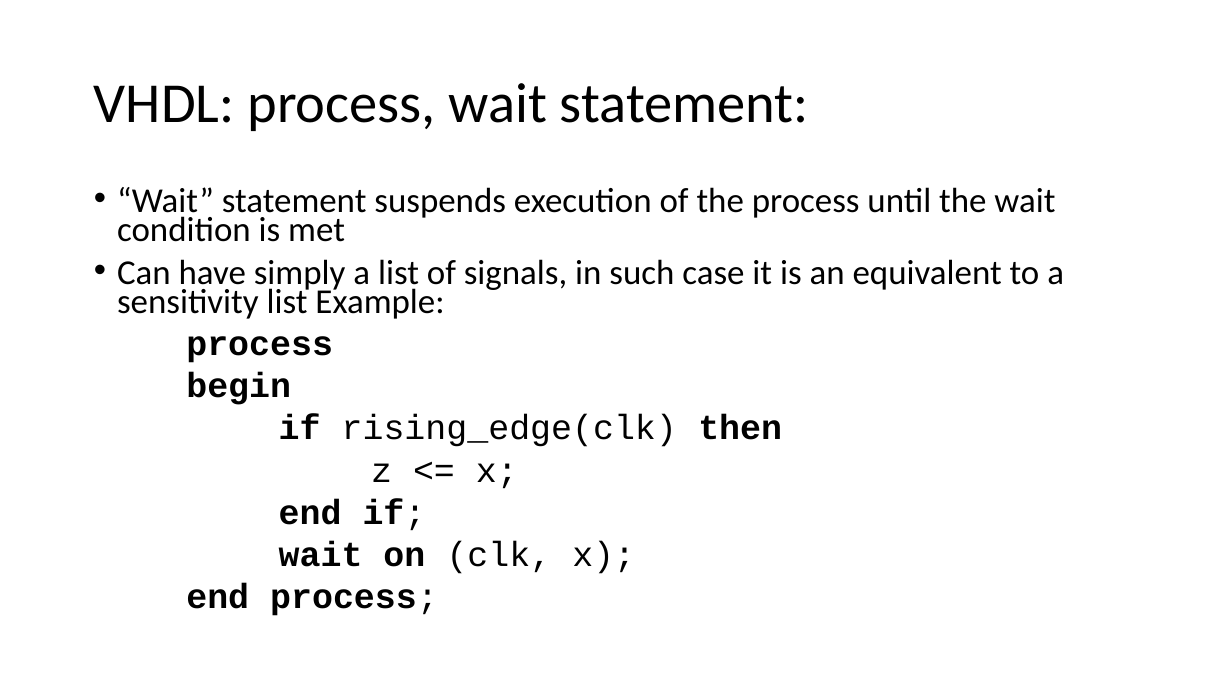
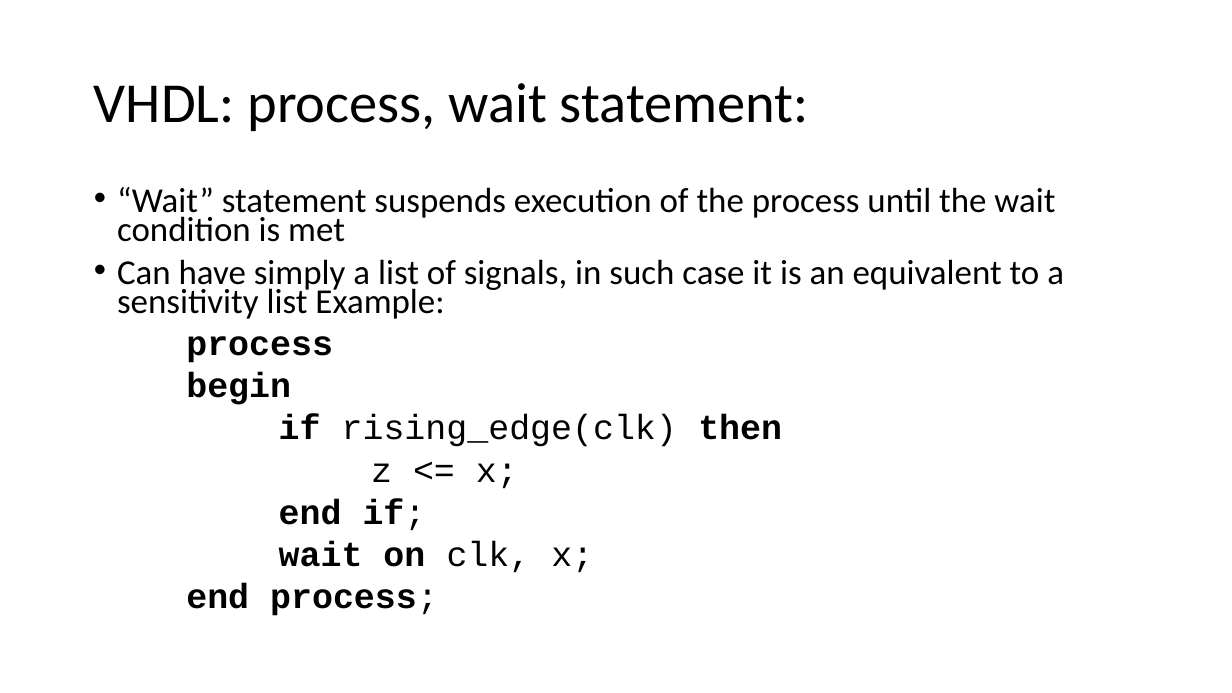
Before and after one commit to quarck/vhdl_intro, a slide deck: slide 25 of part2.pptx. Drawn at 1232x693 pixels with LibreOffice and Linux fonts; fonts in the diff are those of the drawing. Boxes give left, top, right and bottom in pixels: in the first picture for what was removed or moved away, otherwise in the second. Text is boxed around its words. In the diff, an @@ line names an element or a change of style, - is before the commit and + after.

```diff
--- a/part2.pptx
+++ b/part2.pptx
@@ text at (x1=279, y1=541, x2=593, y2=573): text changed; bold on @@
-wait on (clk, x);
+wait on clk, x;
```
Also in this commit, not shown: 3 other slides changed, 11 slides added, 1 other file.
